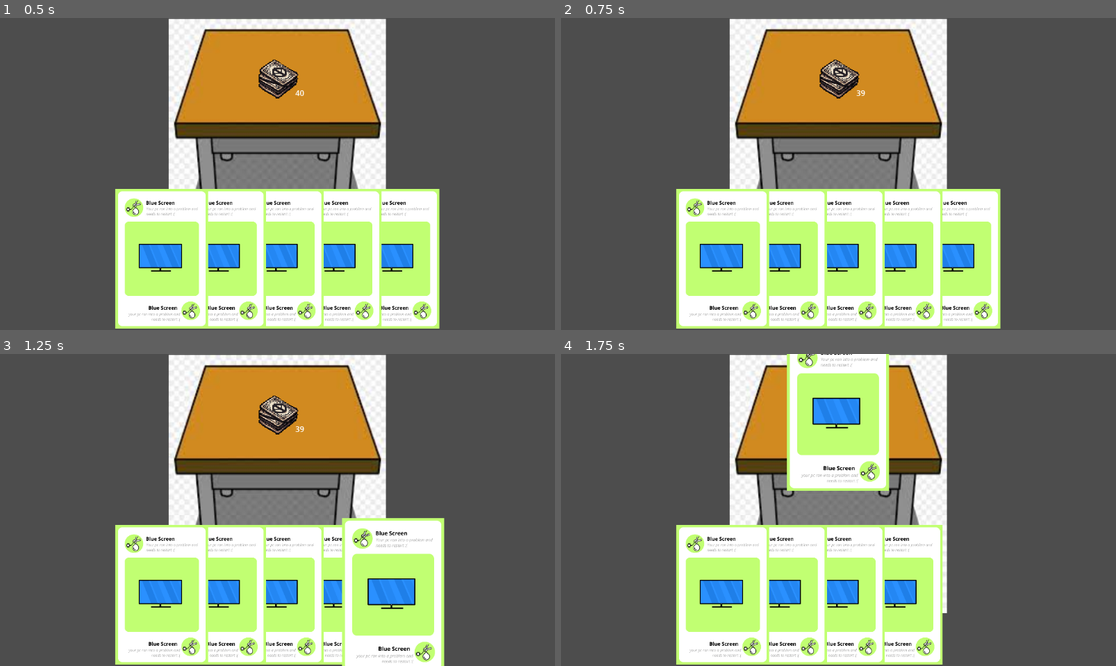
Above: before the commit, frames 1-4 (two rows, left to right).
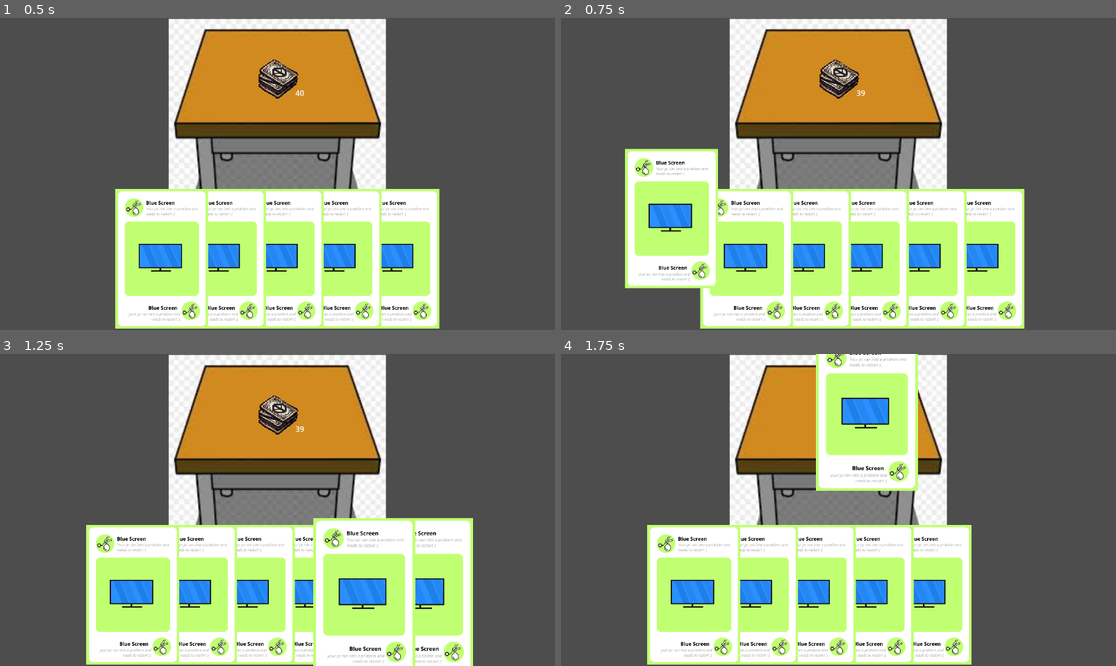
Above: after the commit, the same moments.

Repository: Thijs987/pse_onlycode
Game: Godot game, scene res://Main.tscn
Two runs of this game, one before a commit and one after it. Both use one fixed random seed, a clock stepped at 60 frames per second and the inputs below. This scene is started directly instead of the project's main scene.
Inputs (mouse positions are in pixels of both pictures, inside the frame that each line leads up to):
- Up to frame 1 (0.5 s): no input
- Up to frame 2 (0.75 s): tap Enter at 0.5 s; drag from (838, 77) to (955, 258) at 0.52 s
- Up to frame 3 (1.25 s): no input
- Up to frame 4 (1.75 s): drag from (955, 594) to (838, 413) at 1.27 s

Frame 1 is identical in both runs. In frame 2, 18% of the frame differs, in the area x 11-84%, y 41-100%; in frame 3, 16%; in frame 4, 20%, in the area x 15-74%, y 0-100%.

Commit message:
Draw card inserts card into player hand

Diff:
--- a/frontend/area_2d.gd
+++ b/frontend/area_2d.gd
@@ -9,8 +9,11 @@
 # Maakt CounterLabel node
 @onready var counter_label: Label = $CounterLabel
 
+var hand_reference
+
 # Called when the node enters the scene tree for the first time.
 func _ready() -> void:
+	hand_reference = $"../../PlayerHand"
 	self.input_event.connect(_on_pile_input_event)
 	update_card_text()
 
@@ -26,6 +29,7 @@
 		card_count -= 1
 		# Past card count getal aan
 		update_card_text()
+		hand_reference.new_card()
 	else:
 		print("Pile is empty")
 
--- a/frontend/card_logic.gd
+++ b/frontend/card_logic.gd
@@ -32,6 +32,7 @@
 		card.position = play_pile
 		card.movable = false
 		highlight_card(card, false)
+		hand_reference.remove_card_from_hand(card)
 
 func start_dragging(card):
 	card.scale = Vector2(1.0, 1.0)
--- a/frontend/player_hand.gd
+++ b/frontend/player_hand.gd
@@ -27,6 +27,13 @@
 		new_card.name = "Card"
 		add_card_to_hand(new_card)
 
+func new_card():
+	var card_scene = preload(CARD_SCENE_PATH)
+	var new_card = card_scene.instantiate()
+	$"../CardLogic".add_child(new_card)
+	new_card.name = "Card"
+	add_card_to_hand(new_card)
+
 func add_card_to_hand(card):
 	if card not in player_hand:
 		player_hand.insert(0, card)
@@ -34,12 +41,18 @@
 	else:
 		move_to_position(card, card.hand_position)
 
+func remove_card_from_hand(card):
+	if card in player_hand:
+		player_hand.erase(card)
+		update_card_hand_position()
+
 func update_card_hand_position():
 	for i in range(player_hand.size()):
 		var new_position = Vector2(calculate_card_position(i), HAND_Y)
 		var moving_card = player_hand[i]
-		moving_card.hand_position = new_position
-		move_to_position(moving_card, new_position)
+		if moving_card.movable == true:
+			moving_card.hand_position = new_position
+			move_to_position(moving_card, new_position)
 
 
 func calculate_card_position(position):
--- a/frontend/project.godot
+++ b/frontend/project.godot
@@ -11,7 +11,7 @@
 [application]
 
 config/name="Frontend"
-run/main_scene="uid://2rclrrsuh5tp"
+run/main_scene="uid://qekpyka670e2"
 config/features=PackedStringArray("4.6", "Forward Plus")
 config/icon="res://icon.svg"
 
